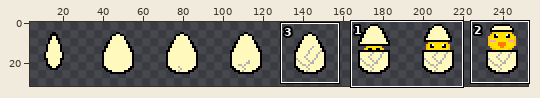
Edited in one commit: sprite sheet (player/sprites/hatching.png). The picture above shows the old version from afar; the outline marks the close-up.
Close-up. Before the edit:
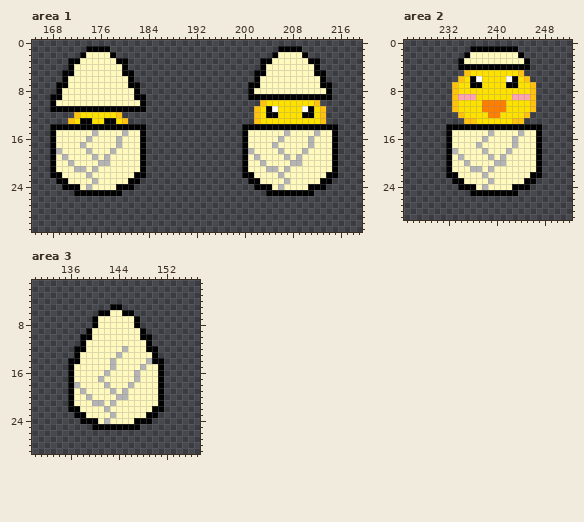
The file is 256x32 pixels. Shown: area 1: x 165..219, y 0..31; area 2: x 225..252, y 0..29; area 3: x 130..157, y 1..29. The wide view leaves out empty margins. The commit also changed other parts of the picture, which this record leaves out.
New version:
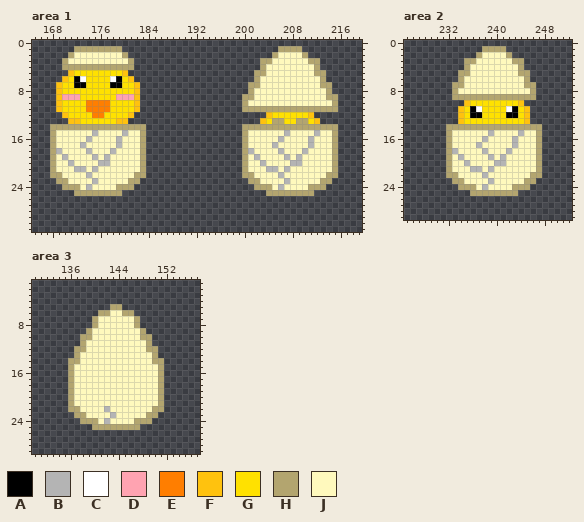
Palette (. is transparent): A #000000  B #b4b4b4  C #ffffff  D #ffa3b1  E #ff7e00  F #ffc20e  G #ffe100  H #b3a56f  J #fff9bd
Diff:
Area 1:
y 1: x 172..179 ..AAAA.. -> HHHHHHHH; x 206..209 AAAA -> HHHH
y 2: x 171..173 ..A -> HJJ; x 178..180 A.. -> JJH; x 205 A -> H; x 210 A -> H
y 3: x 170..172 .AA -> HJJ; x 179..181 AA. -> JJH; x 203..204 AA -> HH; x 211..212 AA -> HH
y 4: x 170..181 .AJJJJJJJJA. -> HHHHHHHHHHHH; x 203 A -> H; x 212 A -> H
y 5: x 170..181 AAJJJJJJJJAA -> .FGGGGGGGGF.; x 202..203 AA -> HH; x 212..213 AA -> HH
y 6: x 170..181 AJJJJJJJJJJA -> FGACGGGGCAGF; x 202 A -> H; x 213 A -> H
y 7: x 169..182 AAJJJJJJJJJJAA -> FGGAAGGGGAAGGF; x 201..202 AA -> HH; x 213..214 AA -> HH
y 8: x 169..182 AJJJJJJJJJJJJA -> FGGGGGGGGGGGGF; x 201 A -> H; x 214 A -> H
y 9: x 168..183 AAJJJJJJJJJJJJAA -> .FDDDGGGGGGDDDF.; x 200..215 .AAAAAAAAAAAAAA. -> HHJJJJJJJJJJJJHH
y 10: x 168..183 AJJJJJJJJJJJJJJA -> .FGGGGEEEEGGGGF.; x 200..215 ...FGGGGGGGGF... -> HJJJJJJJJJJJJJJH
y 11: x 168..183 AAAAAAAAAAAAAAAA -> .FGGGGEEEEGGGGF.; x 200..215 ..FGACGGGGCAGF.. -> HHHHHHHHHHHHHHHH
y 12: x 170..172 ..F -> FGG; x 175..176 GG -> EE; x 179..181 F.. -> GGF; x 202..205 FGAA -> ..FG; x 210..213 AAGF -> GF..
y 13: x 172..174 GAA -> FGG; x 177..179 AAG -> GGF; x 202..203 FG -> .F; x 205..206 GG -> HH; x 209..210 GG -> HH; x 212..213 GF -> F.
y 14: x 168..183 AAAAAAAAAAAAAAAA -> HHHHHHHHHHHHHHHH; x 200..215 AAAAAAAAAAAAAAAA -> HHHHHHHHHHHHHHHH
y 15..21: x 168 A -> H; x 183 A -> H; x 200 A -> H; x 215 A -> H
y 22: x 168..169 AA -> HH; x 182..183 AA -> HH; x 200..201 AA -> HH; x 214..215 AA -> HH
y 23: x 169..170 AA -> HH; x 181..182 AA -> HH; x 201..202 AA -> HH; x 213..214 AA -> HH
y 24: x 170..172 AAA -> HHH; x 179..181 AAA -> HHH; x 202..204 AAA -> HHH; x 211..213 AAA -> HHH
y 25: x 172..179 AAAAAAAA -> HHHHHHHH; x 204..211 AAAAAAAA -> HHHHHHHH
Area 2:
y 1: x 236..243 AAAAAAAA -> ..HHHH..
y 2: x 235..237 AJJ -> ..H; x 242..244 JJA -> H..
y 3: x 234..236 AJJ -> .HH; x 243..245 JJA -> HH.
y 4: x 234..245 AAAAAAAAAAAA -> .HJJJJJJJJH.
y 5: x 234..245 .FGGGGGGGGF. -> HHJJJJJJJJHH
y 6: x 234..245 FGACGGGGCAGF -> HJJJJJJJJJJH
y 7: x 233..246 FGGAAGGGGAAGGF -> HHJJJJJJJJJJHH
y 8: x 233..246 FGGGGGGGGGGGGF -> HJJJJJJJJJJJJH
y 9: x 233..246 FDDDGGGGGGDDDF -> HHHHHHHHHHHHHH
y 10: x 233..235 FGG -> ..F; x 238..241 EEEE -> GGGG; x 244..246 GGF -> F..
y 11: x 233..234 FG -> .F; x 236..243 GGEEEEGG -> ACGGGGCA; x 245..246 GF -> F.
y 12: x 236..237 GG -> AA; x 239..240 EE -> GG; x 242..243 GG -> AA
y 13: x 234..236 .FF -> FGG; x 243..245 FF. -> GGF
y 14: x 232..247 AAAAAAAAAAAAAAAA -> HHHHHHHHHHHHHHHH
y 15..21: x 232 A -> H; x 247 A -> H
y 22: x 232..233 AA -> HH; x 246..247 AA -> HH
y 23: x 233..234 AA -> HH; x 245..246 AA -> HH
y 24: x 234..236 AAA -> HHH; x 243..245 AAA -> HHH
y 25: x 236..243 AAAAAAAA -> HHHHHHHH
Area 3:
y 5: x 143..144 AA -> HH
y 6: x 141..142 AA -> HH; x 145..146 AA -> HH
y 7..8: x 140 A -> H; x 147 A -> H
y 9: x 139 A -> H; x 148 A -> H
y 10: x 138..139 AA -> HH; x 148..149 AA -> HH
y 11: x 138 A -> H; x 149 A -> H
y 12: x 137..138 AA -> HH; x 145 B -> J; x 149..150 AA -> HH
y 13: x 137 A -> H; x 144 B -> J; x 150 A -> H
y 14: x 136..137 AA -> HH; x 143 B -> J; x 149..151 BAA -> JHH
y 15: x 136 A -> H; x 143 B -> J; x 148 B -> J; x 151 A -> H
y 16: x 136 A -> H; x 142 B -> J; x 147 B -> J; x 151 A -> H
y 17: x 136 A -> H; x 141 B -> J; x 147 B -> J; x 151 A -> H
y 18: x 136..137 AB -> HJ; x 142 B -> J; x 146 B -> J; x 151 A -> H
y 19: x 136 A -> H; x 138 B -> J; x 143 B -> J; x 145 B -> J; x 151 A -> H
y 20: x 136 A -> H; x 139 B -> J; x 144..145 BB -> JJ; x 151 A -> H
y 21: x 136 A -> H; x 140..141 BB -> JJ; x 143 B -> J; x 151 A -> H
y 22: x 136..137 AA -> HH; x 150..151 AA -> HH
y 23: x 137..138 AA -> HH; x 149..150 AA -> HH
y 24: x 138..140 AAA -> HHH; x 147..149 AAA -> HHH
y 25: x 140..147 AAAAAAAA -> HHHHHHHH
